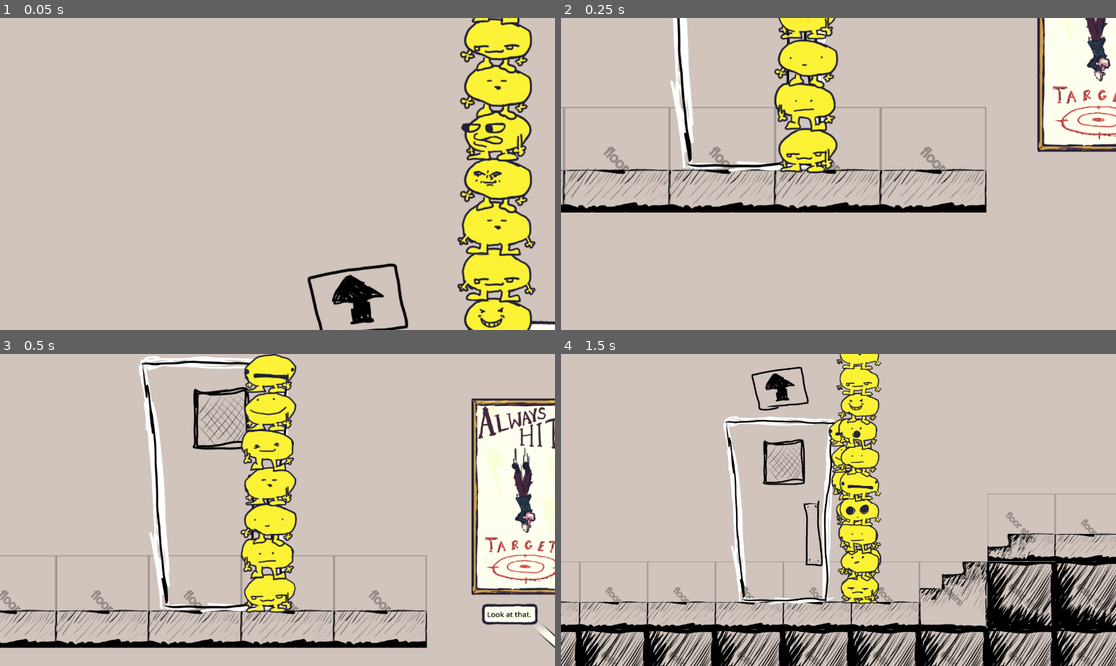
Above: before the commit, frames 1-4 (two rows, left to right).
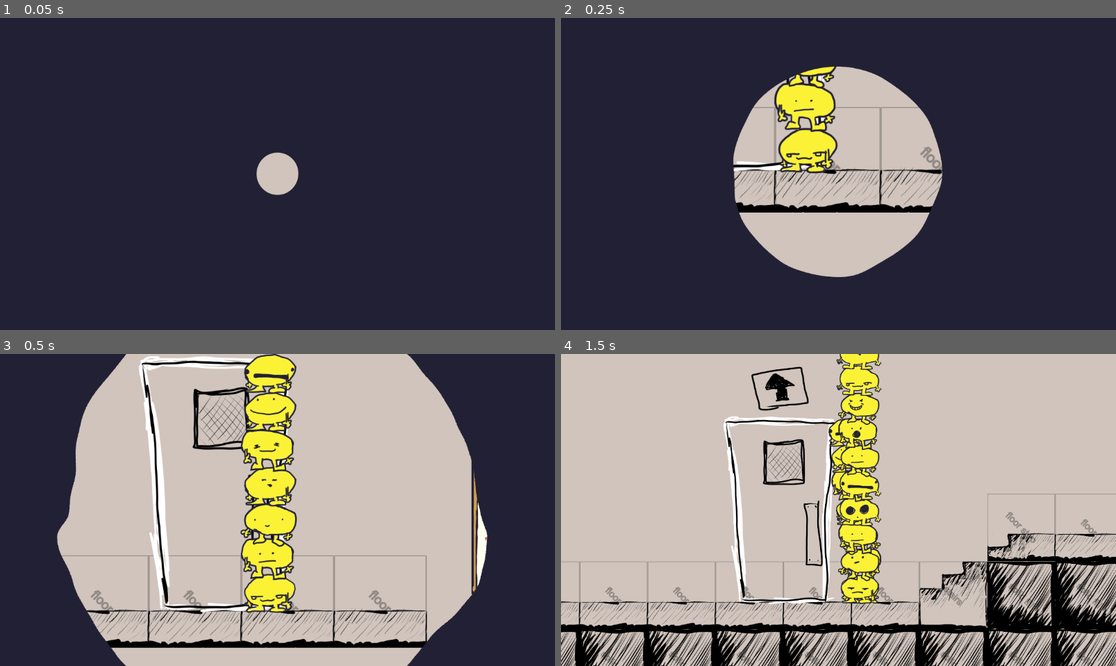
Above: after the commit, the same moments.

Repository: JCoMcL/gourt-game
Game: Godot game, scene res://level/office-level.tscn
Two runs of this game, one before a commit and one after it. Both use one fixed random seed, a clock stepped at 60 frames per second and the inputs below.
Inputs (mouse positions are in pixels of both pictures, inside the frame that each line leads up to):
- Up to frame 1 (0.05 s): no input
- Up to frame 2 (0.25 s): no input
- Up to frame 3 (0.5 s): no input
- Up to frame 4 (1.5 s): move the mouse to (960, 494) at 0.52 s; hold Right (go right) 0.53-1.25 s; hold Up (enter door) 0.53-1.25 s; click (960, 494) at 0.67 s; drag from (727, 525) to (810, 572) at 1.27 s

The runs differ from the first frame. In frame 1, 97% of the frame differs, in the area x 0-100%, y 0-100%; in frame 2, 80%; in frame 3, 32%; in frame 4, nothing differs.

Commit message:
add a script for the curtain and tweak some more of its values

Diff:
--- /dev/null
+++ b/level/curtain.gd
@@ -0,0 +1,27 @@
+@tool
+extends ColorRect
+
+@export var duration = 0.3
+@export_tool_button("close", "ControlAlignCenter") var close_button = close
+@export_tool_button("open", "ControlAlignFullRect") var open_button = open
+
+func set_openness(f: float):
+	material.set_shader_parameter("factor", f)
+func get_openness():
+	return material.get_shader_parameter("factor")
+
+var current_tween: Tween
+func new_tween() -> Tween:
+	if current_tween and current_tween.is_valid():
+		current_tween.kill()
+	current_tween = create_tween()
+	return current_tween
+
+func close(specific_duration = duration):
+	new_tween().tween_method(set_openness, get_openness(), 0.0, specific_duration * get_openness())
+func open(specific_duration = duration):
+	new_tween().tween_method(set_openness, get_openness(), 1.0, specific_duration* (1.0 - get_openness()))
+
+func _ready():
+	set_openness(0.0)
+	open(1)
--- a/level/office-level.tscn
+++ b/level/office-level.tscn
@@ -16,6 +16,7 @@
 [ext_resource type="PackedScene" uid="uid://cnuqy2f8bhgk3" path="res://actors/actor.tscn" id="14_twwvs"]
 [ext_resource type="PackedScene" uid="uid://bpyqi3nxqposm" path="res://actors/conversation.tscn" id="15_1axx8"]
 [ext_resource type="Shader" uid="uid://mqwxsmjr1l7f" path="res://ui/curtains/curtain.gdshader" id="16_twwvs"]
+[ext_resource type="Script" uid="uid://d4nybgrjevcxy" path="res://level/curtain.gd" id="17_1axx8"]
 
 [sub_resource type="TileSetAtlasSource" id="TileSetAtlasSource_ssvay"]
 texture = ExtResource("1_wxgj7")
@@ -54,7 +55,7 @@
 radius = 26.0
 
 [sub_resource type="FastNoiseLite" id="FastNoiseLite_twwvs"]
-noise_type = 3
+noise_type = 0
 seed = 2
 frequency = 0.0009
 metadata/_preview_in_3d_space_ = true
@@ -62,6 +63,7 @@
 [sub_resource type="NoiseTexture2D" id="NoiseTexture2D_1axx8"]
 seamless = true
 bump_strength = 6.4
+normalize = false
 noise = SubResource("FastNoiseLite_twwvs")
 
 [sub_resource type="ShaderMaterial" id="ShaderMaterial_1axx8"]
@@ -69,9 +71,9 @@
 shader_parameter/factor = 1.0
 shader_parameter/pixel_offset = Vector2(0, 0)
 shader_parameter/noise = SubResource("NoiseTexture2D_1axx8")
-shader_parameter/noise_influence = 0.145
-
-[node name="Node2D" type="Node2D"]
+shader_parameter/noise_influence = 0.36
+
+[node name="Level" type="Node2D"]
 
 [node name="TileMapLayer" type="TileMapLayer" parent="."]
 position = Vector2(96, 172)
@@ -284,5 +286,6 @@
 grow_horizontal = 2
 grow_vertical = 2
 color = Color(0.133333, 0.12549, 0.203922, 1)
+script = ExtResource("17_1axx8")
 
 [editable path="TileMapLayer/Door"]
Not shown, added: level/curtain.gd.uid
Not shown: 1 places in level/office-level.tscn that only renumber resources
